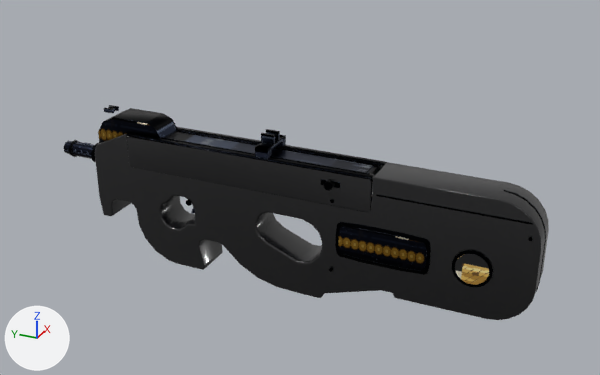
Before and after pictures for a commit that changed the glTF model assets/models/gun/smg_bullpup_base.glb.
The view is the same before and after, from a 50 mm camera at (-0.589, -0.343, 0.345) aimed at (0.008, -0.074, 0.046). Lighting does not change. The marker at lower left points along +X, +Y and +Z. The first picture is the older version. Where no turn or scale is listed for an object, it has been applied to the vertices. Vertices at exactly the same position are counted once.

The scene before the commit, as lines of its bpy script (objects in view):
```python
me_body = bpy.data.meshes.new('body')
me_body.from_pydata(...)  # 1464 vertices, 2764 faces; spans x -0.019..0.019, y -0.283..0.168, z -0.044..0.096
# faces by material slot: [1484, 1280]
me_body.materials.append(mat_smg_bullpup_base)  # picture img_smg_bullpup_base_albedo
me_body.materials.append(mat_smg_bullpup_base_polymer)  # picture img_smg_bullpup_base_albedo
me_cocking_handle = bpy.data.meshes.new('cocking_handle')
me_cocking_handle.from_pydata(...)  # 32 vertices, 56 faces; spans x -0.0235..-0.017, y -0.121..-0.104, z 0.0638..0.0712
me_cocking_handle.materials.append(mat_smg_bullpup_base)  # picture img_smg_bullpup_base_albedo
me_magazine = bpy.data.meshes.new('magazine')
me_magazine.from_pydata(...)  # 64 vertices, 116 faces; spans x -0.011..0.011, y -0.104..0.123, z 0.0..0.02
me_magazine.materials.append(mat_smg_bullpup_base)  # picture img_smg_bullpup_base_albedo
ob_body = bpy.data.objects.new('body', me_body)
ob_body.location = (0.0, 0.0, 0.0)
ob_cocking_handle = bpy.data.objects.new('cocking_handle', me_cocking_handle)
ob_cocking_handle.location = (0.0, 0.0, 0.0)
ob_magazine = bpy.data.objects.new('magazine', me_magazine)
ob_magazine.location = (0.0, -0.04, 0.058)
```
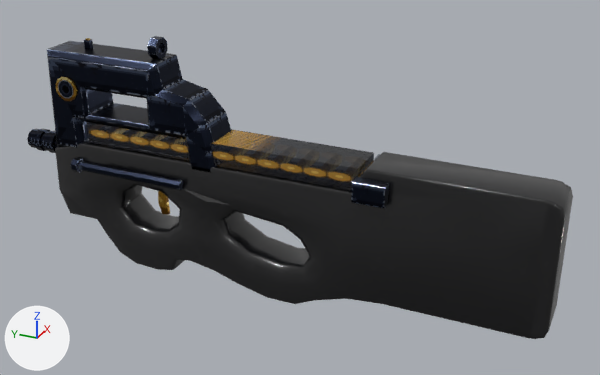
Pixel boxes [x1, y1, x2, y2] of what changed, in the pictures (600 x 375 px):
'body', reshaped (7% wider, 8% shorter)
    before: [64, 105, 549, 320]
    after: [55, 141, 573, 339]
'receiver', added
    after: [27, 36, 389, 209]
'magazine', reshaped, moved
    before: [166, 132, 379, 175]
    after: [86, 121, 374, 191]
'cocking_handle', deleted
    before: [321, 179, 340, 191]
part 1 of me_body, rebuilt (14% wider)
    before: [95, 133, 549, 320]
    after: [55, 141, 573, 339]
part 2 of me_body, deleted
    before: [64, 105, 546, 292]
part 3 of me_body, added
    after: [158, 191, 170, 214]
part 4 of me_magazine, added
    after: [86, 121, 374, 191]
part 5 of me_magazine, deleted
    before: [166, 132, 374, 173]
part 6 of me_magazine, deleted (mostly hidden)
    before: [368, 166, 379, 175]

The change, as a diff of the scene's bpy script:
```diff
--- a/assets/models/gun/smg_bullpup_base.glb.py
+++ b/assets/models/gun/smg_bullpup_base.glb.py
@@ mat_smg_bullpup_base_glass @@
+mat_smg_bullpup_base_glass = bpy.data.materials.new('smg_bullpup_base_glass')
+# uses the picture img_smg_bullpup_base_albedo
@@ me_body @@
 # used by ob_body; location = (0.0, 0.0, 0.0)
-me_body.from_pydata(...)  # 1464 vertices, 2764 faces; spans x -0.019..0.019, y -0.283..0.168, z -0.044..0.096
+me_body.from_pydata(...)  # 530 vertices, 1060 faces; spans x -0.03..0.03, y -0.296..0.167, z -0.054..0.087
+# me_body part 1: the loose piece of 548 vertices spanning x -0.018..0.018, y -0.282..0.123, z -0.044..0.079 is rebuilt with 518 vertices and now spans x -0.03..0.03, y -0.296..0.167, z -0.054..0.087, in mat_smg_bullpup_base_polymer (picture img_smg_bullpup_base_albedo)
+# me_body part 2: 43 loose pieces with 916 vertices, spanning x -0.019..0.019, y -0.283..0.168, z -0.027..0.096, are deleted
+# me_body part 3
+# 6 vertices are added at (-0.002, 0.058, 0.033), (-0.002, 0.065, 0.033), (-0.002, 0.067, 0.008), (-0.002, 0.064, -0.003), (-0.002, 0.057, -0.002), (-0.002, 0.058, 0.009)
+# 6 new vertices lie (0.004, 0.0, 0.0) away from vertices in x -0.002, y 0.057..0.067, z -0.003..0.033
+# 20 new faces join them, mat_smg_bullpup_base (picture img_smg_bullpup_base_albedo)
 me_body.materials.append(mat_smg_bullpup_base)
@@ me_magazine @@
 # used by ob_magazine; location = (0.0, -0.04, 0.058)
-me_magazine.from_pydata(...)  # 64 vertices, 116 faces; spans x -0.011..0.011, y -0.104..0.123, z 0.0..0.02
+me_magazine.from_pydata(...)  # 128 vertices, 204 faces; spans x -0.019..0.019, y -0.132..0.132, z -0.01..0.01
+# me_magazine part 4: a new loose piece, a box spanning x -0.019..0.019, y -0.132..0.132, z -0.01..0.01, in mat_smg_bullpup_base_glass
+# me_magazine part 5: the loose piece of 32 vertices spanning x -0.01..0.01, y -0.102..0.12, z 0.0..0.02 is deleted
+# me_magazine part 6: the loose piece of 16 vertices spanning x -0.011..0.011, y -0.104..-0.099, z 0.001..0.019 is deleted
+# other edits to the shape of me_magazine do not show in these pictures
 me_magazine.materials.append(mat_smg_bullpup_base)
+me_magazine.materials.append(mat_smg_bullpup_base_glass)
@@ me_receiver @@
+me_receiver.from_pydata(...)  # 488 vertices, 968 faces; spans x -0.032..0.032, y -0.163..0.209, z 0.038..0.166
+me_receiver.materials.append(mat_smg_bullpup_base)  # picture img_smg_bullpup_base_albedo
@@ ob_cocking_handle @@
-ob_cocking_handle = bpy.data.objects.new('cocking_handle', me_cocking_handle)
-ob_cocking_handle.location = (0.0, 0.0, 0.0)
@@ ob_magazine @@
 ob_magazine = bpy.data.objects.new('magazine', me_magazine)
-ob_magazine.location = (0.0, -0.04, 0.058)
+ob_magazine.location = (0.0, -0.0045, 0.0751)
@@ ob_receiver @@
+ob_receiver = bpy.data.objects.new('receiver', me_receiver)
+ob_receiver.location = (0.0, 0.0, 0.0)
```
